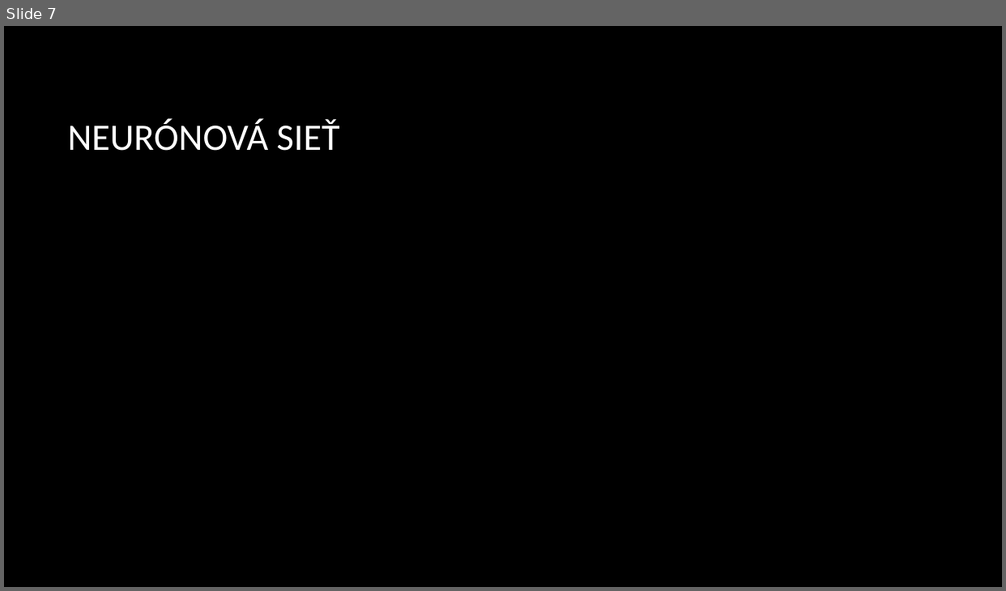
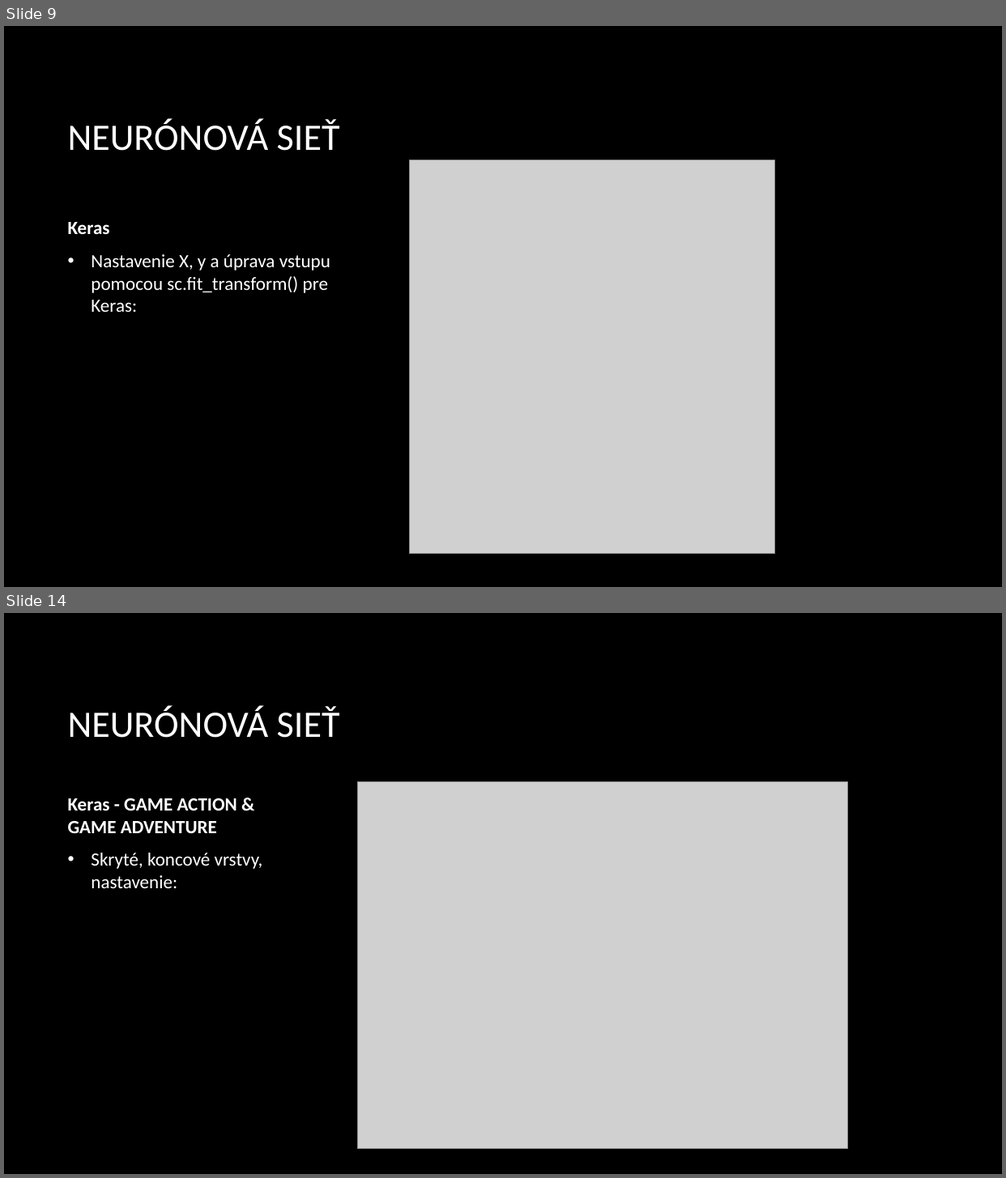
Before and after one commit to SorinMarkov01/Neur-nov-siete-NS, a slide deck: Jakub Tibenský - Android Games.pptx. Shown one above the other, each under a label of ours: slide 7 before the commit, slides 9 and 14 after it; the slides between them are not shown. The pictures are 1006x591 and 1006x1178 pixels, drawn with LibreOffice and Linux fonts; fonts in the diff are those of the drawing; grey boxes stand for pictures; background and template pictures are left out. Boxes give left, top, right and bottom in pixels: in the first picture for what was removed or moved away, otherwise in the second. Text is boxed around its words. In the diff, an @@ line names an element or a change of style, - is before the commit and + after.

Commit message:
Final - Keras
Dokončenie časti neurónových sieti + zdroje.

```diff
--- a/Jakub Tibenský - Android Games.pptx
+++ b/Jakub Tibenský - Android Games.pptx
@@ slide 14 added at (x1=4, y1=613, x2=1002, y2=1174), background picture (left out) @@
@@ title added at (x1=68, y1=706, x2=340, y2=738), 36 pt, text #FFFFFF @@
+NEURÓNOVÁ SIEŤ
@@ picture added at (x1=357, y1=782, x2=848, y2=1149) @@
@@ text added at (x1=68, y1=798, x2=263, y2=888), 18 pt, text #FFFFFF @@
+Keras - GAME ACTION & GAME ADVENTURE
+• Skryté, koncové vrstvy, nastavenie:
@@ what was slide 7 is now slide 9 @@
@@ slide 9 changed as well @@
@@ picture added at (x1=409, y1=160, x2=774, y2=554) @@
@@ text added at (x1=68, y1=222, x2=330, y2=312), 18 pt, text #FFFFFF @@
+Keras
+• Nastavenie X, y a úprava vstupu pomocou sc.fit_transform() pre Keras:
```
Also in this commit, not shown: 2 other slides changed, 13 other slides added, 6 slides removed.
